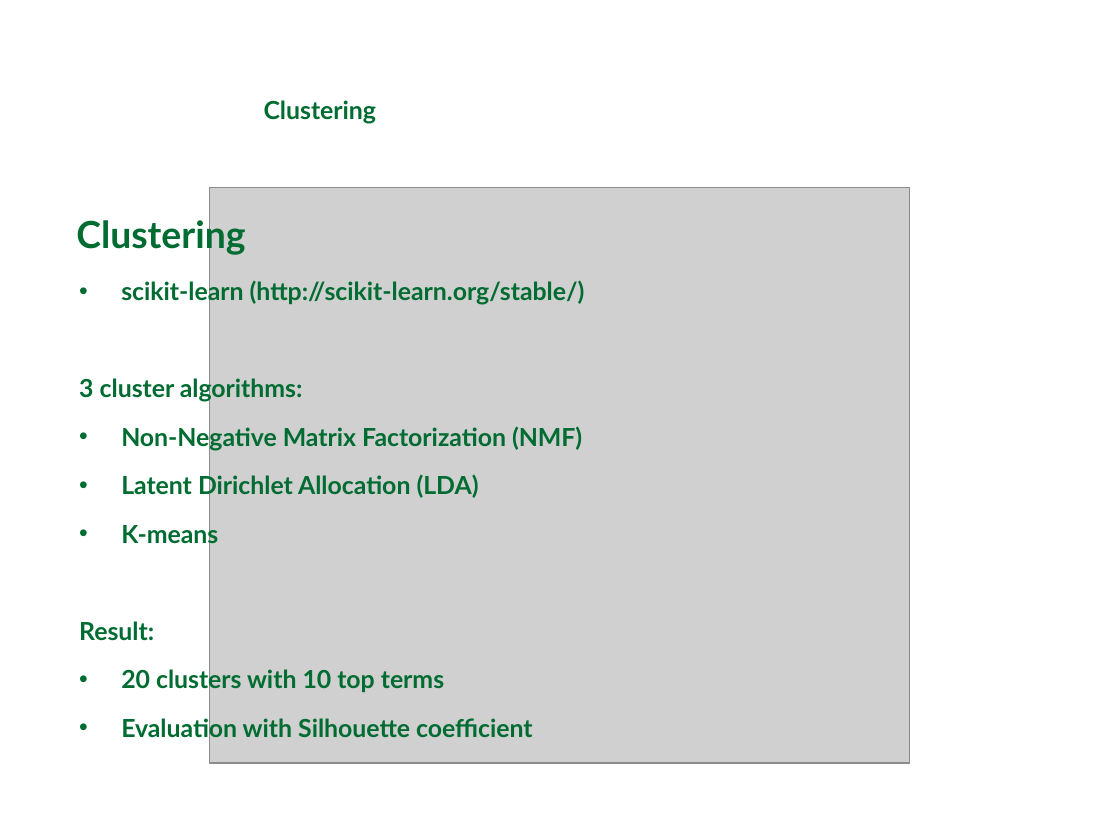
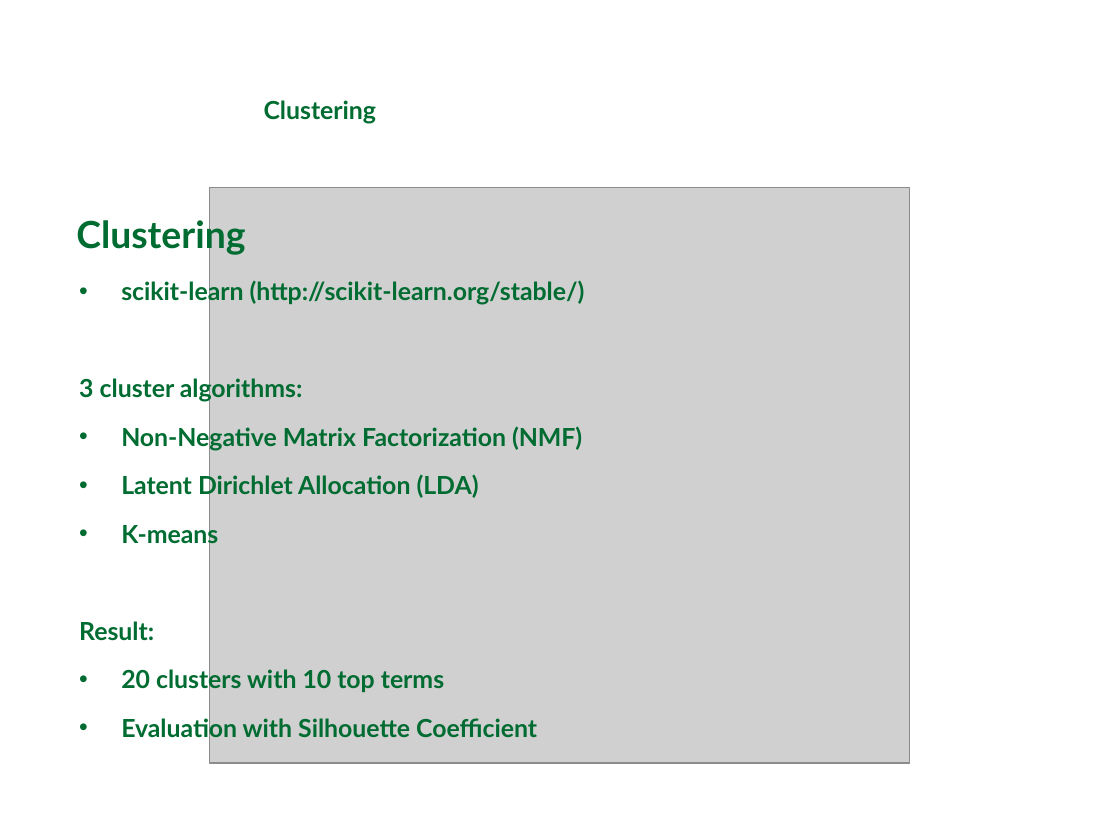
Before and after one commit to michaelprummer/datascience, a slide deck: slide 9 of finalPresentation.ppt. Drawn at 1120x840 pixels with LibreOffice and Linux fonts; fonts in the diff are those of the drawing; grey boxes stand for pictures; background and template pictures are left out. Boxes give left, top, right and bottom in pixels: in the first picture for what was removed or moved away, otherwise in the second. Text is boxed around its words. In the diff, an @@ line names an element or a change of style, - is before the commit and + after.

```diff
--- a/finalPresentation.ppt
+++ b/finalPresentation.ppt
@@ text at <box>121,716,537,742</box>: text changed @@
-• Evaluation with Silhouette coefficient
+• Evaluation with Silhouette Coefficient
```
Also in this commit, not shown: 1 other slide changed, 1 other file.
